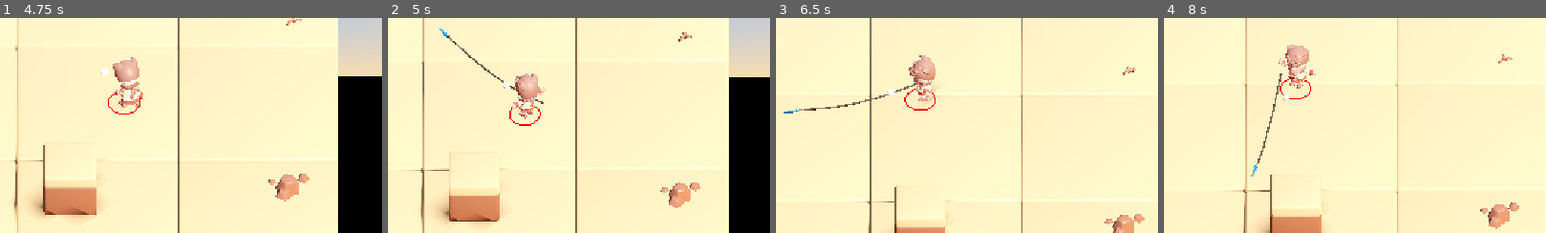
Above: before the commit, frames 1-4 (left to right).
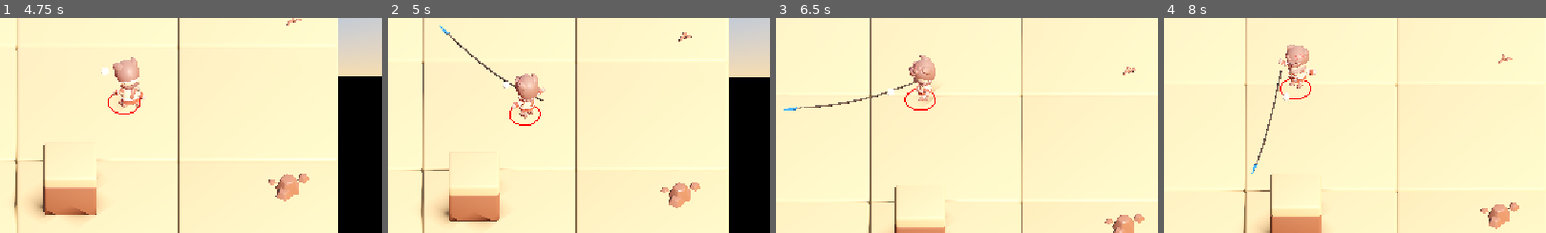
Above: after the commit, the same moments.

Repository: haotsai101/ropedart-arena
Game: Godot game, scene res://tests/test_player_map_boundary.tscn
The game is run twice, just before and just after one commit, with the same random seed, the same clock (stepped at 60 frames per second) and the same inputs. This scene is started directly instead of the project's main scene.
Inputs (mouse positions are % of the whole screen's width and height, from its top left):
- Up to frame 1 (4.75 s): tap Enter (ui_accept) at 0.5, 0.77, 2, 3.77 s; move the mouse to (72, 45) at 0.52 s; hold Right (ui_right) 0.53-1.25 s; tap B at 0.6 s; click (72, 45) at 0.67 s; drag from (30, 55) to (45, 70) at 1.27 s; move the mouse to (60, 28) at 2.02 s; hold Right (ui_right) 2.03-2.75 s; tap R at 2.1 s; drag from (45, 70) to (20, 35) at 2.77 s; move the mouse to (80, 65) at 3.52 s; hold Left (ui_left) 3.53-4.25 s; tap Backspace at 3.6 s; drag from (20, 35) to (35, 25) at 4.27 s
- Up to frame 2 (5 s): no input
- Up to frame 3 (6.5 s): move the mouse to (55, 50) at 5.02 s; hold Down (ui_down) 5.03-5.75 s; hold Shift 5.03-5.75 s; click (55, 50) at 5.17 s; drag from (35, 25) to (30, 55) at 5.77 s
- Up to frame 4 (8 s): move the mouse to (72, 45) at 6.52 s; hold Up (ui_up) 6.53-7.25 s; tap B at 6.6 s; tap Enter (ui_accept) at 6.77 s; drag from (30, 55) to (45, 70) at 7.27 s
The pictures show only the part of the screen within x 34-84%, y 30-80%; the shares and areas given below are measured in that part.

Frame 1 is identical in both runs. In frame 2, 0.4% of the frame differs, in the area x 13-41%, y 3-40%; in frame 3, 0.6%, in the area x 2-38%, y 29-45%; in frame 4, 0.3%.

Commit message:
fix: clamp rope dart's plane_y into a stable obstacle-detecting band
Sampling get_hand_world_position() raw at the exact instant of launch()
could catch the hand mid-swing (charge/throw animations sweep it through
a wide arc), occasionally landing plane_y near/below ground or above the
[0.0, 2.0] Y-range all obstacle collision boxes share. That caused two
user-reported symptoms that were actually the same bug: the rope
sometimes rendering under the floor, and the dart sometimes flying clean
through a pillar because the raycast's fixed-height line missed the
pillar's box collider entirely.

Clamps the one-time sample into [MIN_PLANE_Y, MAX_PLANE_Y] = [0.5, 1.6],
comfortably inside every obstacle's collision band, fixing both.

Verified live via bot combat and a forced pillar-adjacent throw
(run_project + get_debug_output, lobby_mode temporarily flipped per
established protocol): raw hand-height samples as low as 0.45 correctly
clamped to 0.5, and a raycast anchor fired cleanly against a real
obstacle at that clamped height. Debug prints removed before commit.

Co-Authored-By: Claude Sonnet 5 <noreply@anthropic.com>
Claude-Session: https://claude.ai/code/session_019aCxs6gZU2bEG9ijQUiYXu

Diff:
--- a/scripts/rope_dart.gd
+++ b/scripts/rope_dart.gd
@@ -49,6 +49,20 @@
 ## _ready() comment on the 0.85 mesh scale) -- 4x that.
 const ROPE_LENGTH: float = 8.0
 
+## Obstacle collision boxes (pillars in main.tscn, trees/cacti added by
+## nature_scatter.gd's _add_obstacle_collision) all uniformly span world Y
+## [0.0, 2.0]. get_hand_world_position() tracks the owner's actual animated
+## hand bone, which sweeps through a wide arc during the charge/throw
+## animations -- sampled raw at the exact instant launch() fires, this
+## occasionally landed near/below ground (rope render fell under the floor)
+## or above the obstacle band (the raycast's fixed-height line passed clean
+## over a pillar it visually looked like it should hit, since a physics ray
+## only detects geometry actually intersecting that one exact height).
+## Clamping the one-time sample into a safe band well inside the shared
+## obstacle range fixes both without needing to fight the animation's timing.
+const MIN_PLANE_Y: float = 0.5
+const MAX_PLANE_Y: float = 1.6
+
 ## A player's hitbox is a capsule (base at their ground position, extending
 ## toward CAPSULE_DIR by capsule_height) instead of a single circle, so it
 ## covers head-to-toe rather than just the body's ground footprint. This
@@ -129,8 +143,9 @@
 	charge_ratio = ratio
 	# Scale speed only -- rope length is fixed (ROPE_LENGTH), not charge-scaled.
 	travel_speed = BASE_SPEED * lerp(1.0, 2.0, ratio)
-	plane_y = player.get_hand_world_position().y if player.has_method("get_hand_world_position") \
+	var raw_hand_y: float = player.get_hand_world_position().y if player.has_method("get_hand_world_position") \
 		else player.global_position.y + 1.0
+	plane_y = clampf(raw_hand_y, MIN_PLANE_Y, MAX_PLANE_Y)
 	# Larger dart mesh at higher charge gives instant visual feedback on launch
 	head_mesh.scale = Vector3.ONE * lerp(1.0, 1.5, ratio)
 
